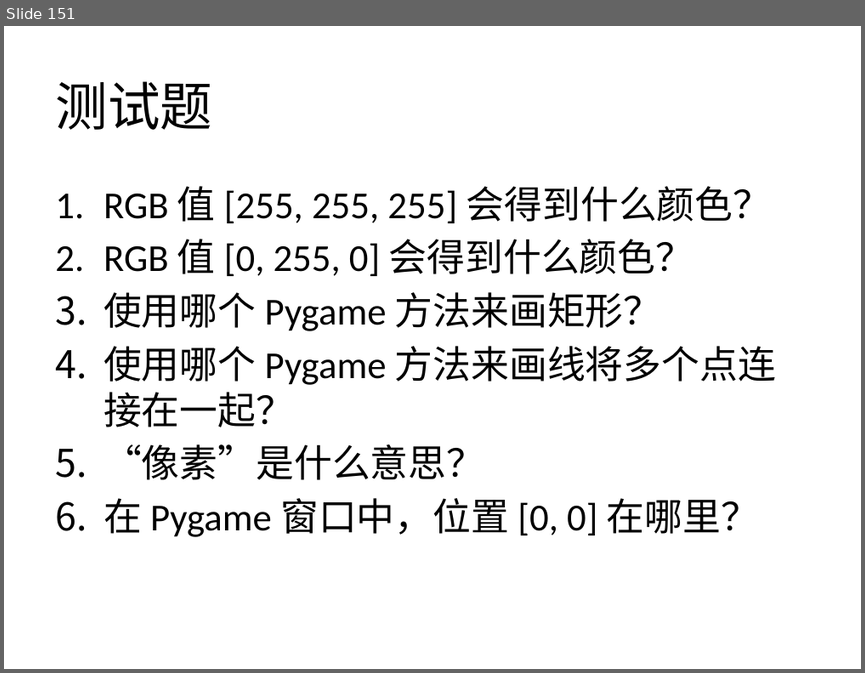
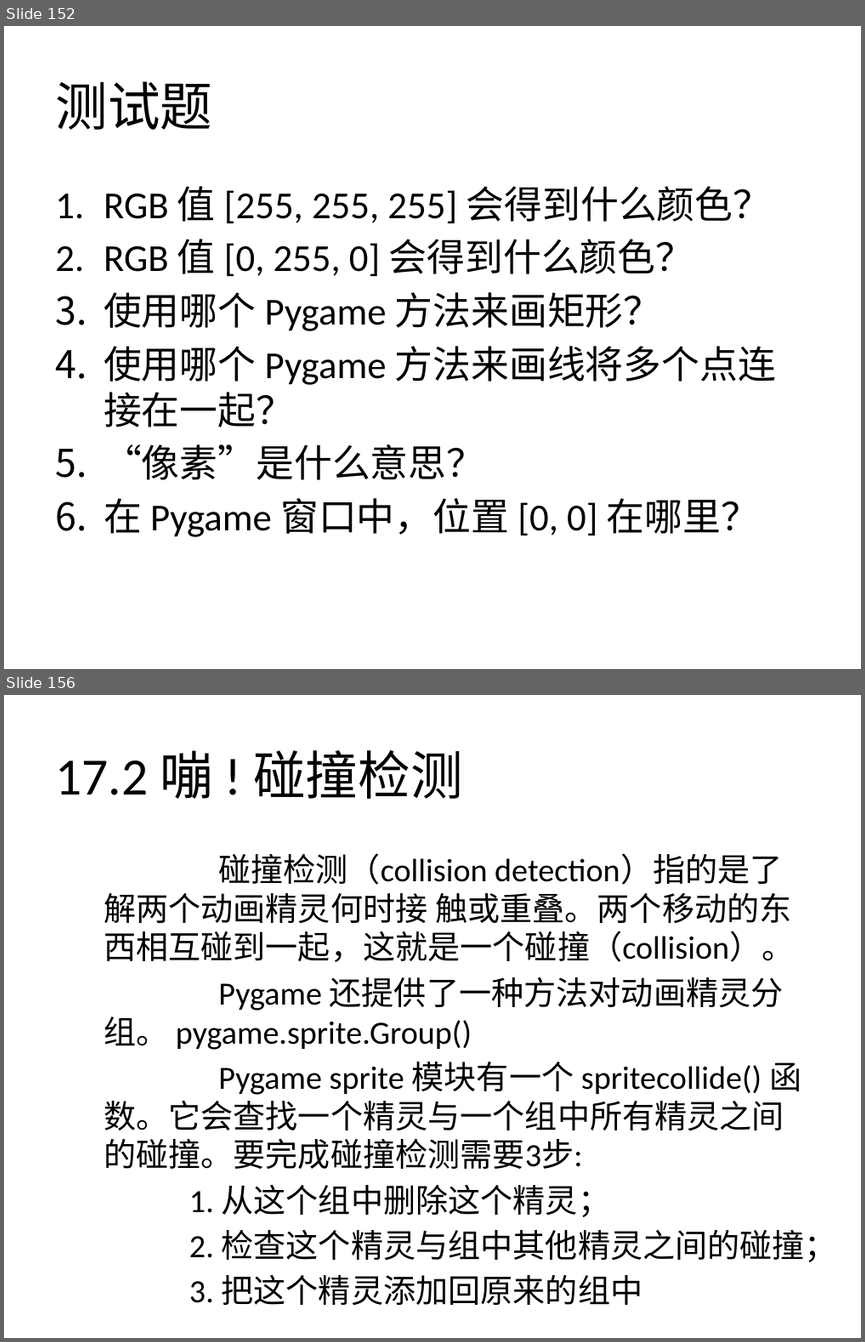
Before and after one commit to zhinan18/Python3, a slide deck: readme/Python3.pptx. Shown one above the other, each under a label of ours: slide 151 before the commit, slides 152 and 156 after it; the slides between them are not shown. The pictures are 865x673 and 865x1342 pixels, drawn with LibreOffice and Linux fonts; fonts in the diff are those of the drawing. Boxes give left, top, right and bottom in pixels: in the first picture for what was removed or moved away, otherwise in the second. Text is boxed around its words. In the diff, an @@ line names an element or a change of style, - is before the commit and + after.

```diff
--- a/readme/Python3.pptx
+++ b/readme/Python3.pptx
@@ slide 156 added at (4, 695, 861, 1338), background #FFFFFF @@
@@ title added at (55, 750, 462, 799), 44 pt, text #000000 @@
+17.2 嘣 ! 碰撞检测
@@ text added at (103, 853, 838, 1262), 27.2 pt, text #000000 @@
+碰撞检测（collision detection）指的是了解两个动画精灵何时接 触或重叠。两个移动的东西相互碰到一起，这就是一个碰撞（collision）。
+Pygame 还提供了一种方法对动画精灵分组。 pygame.sprite.Group()
+Pygame sprite 模块有一个 spritecollide() 函数。它会查找一个精灵与一个组中所有精灵之间的碰撞。要完成碰撞检测需要3步:
+1. 从这个组中删除这个精灵；
+2. 检查这个精灵与组中其他精灵之间的碰撞；
+3. 把这个精灵添加回原来的组中
@@ what was slide 151 is now slide 152 @@
```
Also in this commit, not shown: 2 slides changed, 5 other slides added, 29 other files.
